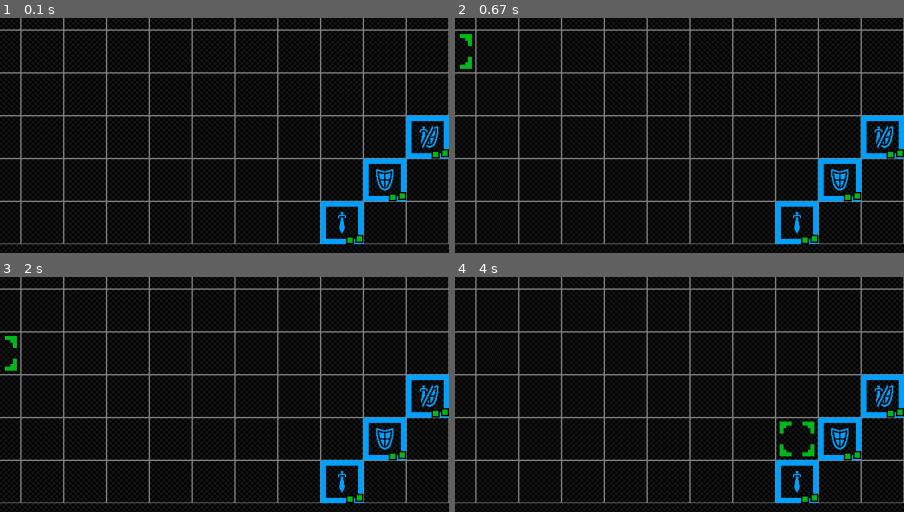
Above: before the commit, frames 1-4 (two rows, left to right).
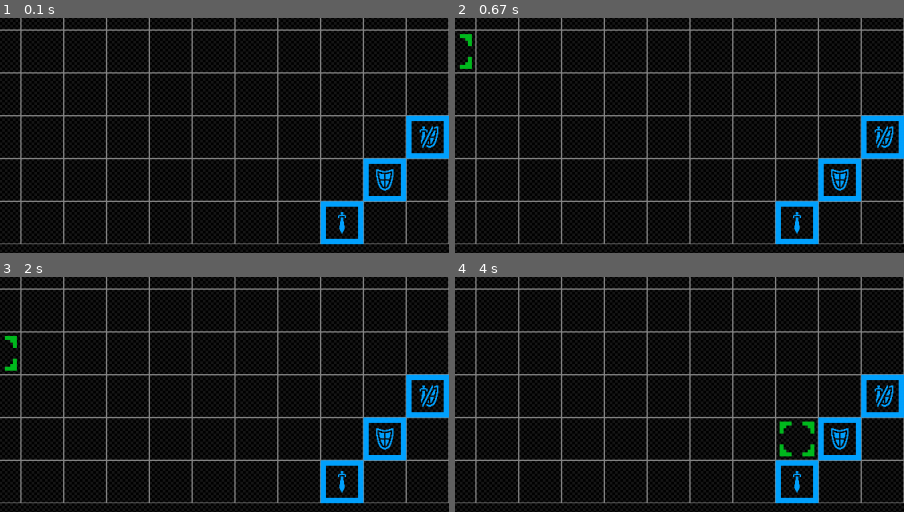
Above: after the commit, the same moments.

Repository: betonpl/pygame
Game: pygame game, started from main/Game.py
The game is run twice, just before and just after one commit, with the same random seed, the same clock (stepped at 60 frames per second) and the same inputs. The source is Python 2; it was converted automatically to run under Python 3.
Inputs (mouse positions are % of the whole screen's width and height, from its top left):
- Up to frame 1 (0.1 s): no input
- Up to frame 2 (0.67 s): click (50, 50) at 0.38 s
- Up to frame 3 (2 s): click (60, 72) at 0.72 s; click (87, 85) at 1.05 s; click (26, 30) at 1.38 s; click (50, 62) at 1.72 s
- Up to frame 4 (4 s): click (36, 29) at 2.05 s; click (85, 76) at 2.38 s; click (17, 60) at 2.72 s; click (21, 31) at 3.05 s; click (26, 68) at 3.38 s; click (86, 73) at 3.72 s
The pictures show only the part of the screen within x 50-100%, y 43-93%; the shares and areas given below are measured in that part.

The runs differ from the first frame. In frame 1, 0.4% of the frame differs, in the area x 77-100%, y 55-97%; in frame 2, 0.4%; in frame 3, 0.4%; in frame 4, 0.4%.

Commit message:
Preparing to Battles.

Diff:
--- a/main/Game.py
+++ b/main/Game.py
@@ -5,7 +5,7 @@
 from main.impl.EventManager import EventManager
 from main.impl.UnitDrawer import UnitDrawer
 from main.Constants import SQUARE_SIZE
-from main.impl.UnitManager import UnitManager
+from main.impl.FieldManager import FieldManager
 
 
 class Game(object):
@@ -19,7 +19,7 @@
 
         self.registerEventListeners(self.__board)
         self.__drawers = self.registerDrawers(BoardDrawer(self, 10), GameDrawer(self, 9), UnitDrawer(self, 21))
-        self.__tickers = self.registerTickers(board, UnitManager(board, 11), eventManager)
+        self.__tickers = self.registerTickers(board, FieldManager(board, 11), eventManager)
 
     def registerEventListeners(self, *listeners):
         for listener in listeners:
--- a/main/impl/Board.py
+++ b/main/impl/Board.py
@@ -12,7 +12,7 @@
         self.__fields = []
         self.__players = []
         self.__currentHover = None
-        self.__currentRound = 0
+        self.__currentPlayer = None
         BoardConfigure(self)
 
     @property
@@ -28,8 +28,21 @@
         return self.__fields
 
     @property
+    def players(self):
+        return self.__players
+
+    @property
     def currentHover(self):
         return self.__currentHover
+
+    @property
+    def currentPlayer(self):
+        return self.__currentPlayer
+
+    @currentPlayer.setter
+    def currentPlayer(self, value):
+        if len(self.players) > 0 and value in self.players:
+            self.__currentPlayer = value
 
     def addPlayer(self, player):
         self.__players.append(player)
@@ -44,6 +57,12 @@
     def click(self, pos):
         pass
 
+    def tick(self):
+        if self.currentPlayer == None:
+            self.currentPlayer = self.__players[0]
+
     def hover(self, pos):
-        pos = pos[0] if pos[0] <= self.width - 1 else self.width - 1, pos[1] if pos[1] <= self.height - 1 else self.height - 1
-        self.__currentHover = pos
+        self.__currentHover = pos if self.isInside(pos) else None
+
+    def isInside(self, pos):
+        return pos[0] >= 0 and pos[0] < self.width and pos[1] >= 0 and pos[1] < self.height
--- a/main/impl/BoardDrawer.py
+++ b/main/impl/BoardDrawer.py
@@ -18,5 +18,4 @@
         for x in range(0, self.board.width):
             for y in range(0, self.board.height):
                 self.screen.blit(imageResources.getBorder(), [x * SQUARE_SIZE, y * SQUARE_SIZE])
-
         self.blitTranslated(imageResources.getActive(), self.board.currentHover)
--- a/main/impl/UnitManager.py
+++ b/main/impl/FieldManager.py
@@ -1,6 +1,6 @@
 from main.api.Tickable import Tickable
 
-class UnitManager(Tickable):
+class FieldManager(Tickable):
 
     def __init__(self, board, priority):
         Tickable.__init__(self, priority)
--- a/main/impl/UnitDrawer.py
+++ b/main/impl/UnitDrawer.py
@@ -19,5 +19,6 @@
         ownerName = unit.owner.name
         self.blitTranslated(imageResources.getPlayerBorder(ownerName, float(unit.hp) / unit.stats.hp), pos)
         self.blitTranslated(imageResources.getUnitIcon(ownerName, unit.image), pos)
-        self.blitTranslated(imageResources.getActionDot(0, 1 if unit.actions > 0 else 0), pos)
-        self.blitTranslated(imageResources.getActionDot(1, 1 if unit.actions > 1 else 0), pos)
+        if self.game.board.currentPlayer == unit.owner:
+            self.blitTranslated(imageResources.getActionDot(0, 1 if unit.actions > 0 else 0), pos)
+            self.blitTranslated(imageResources.getActionDot(1, 1 if unit.actions > 1 else 0), pos)
